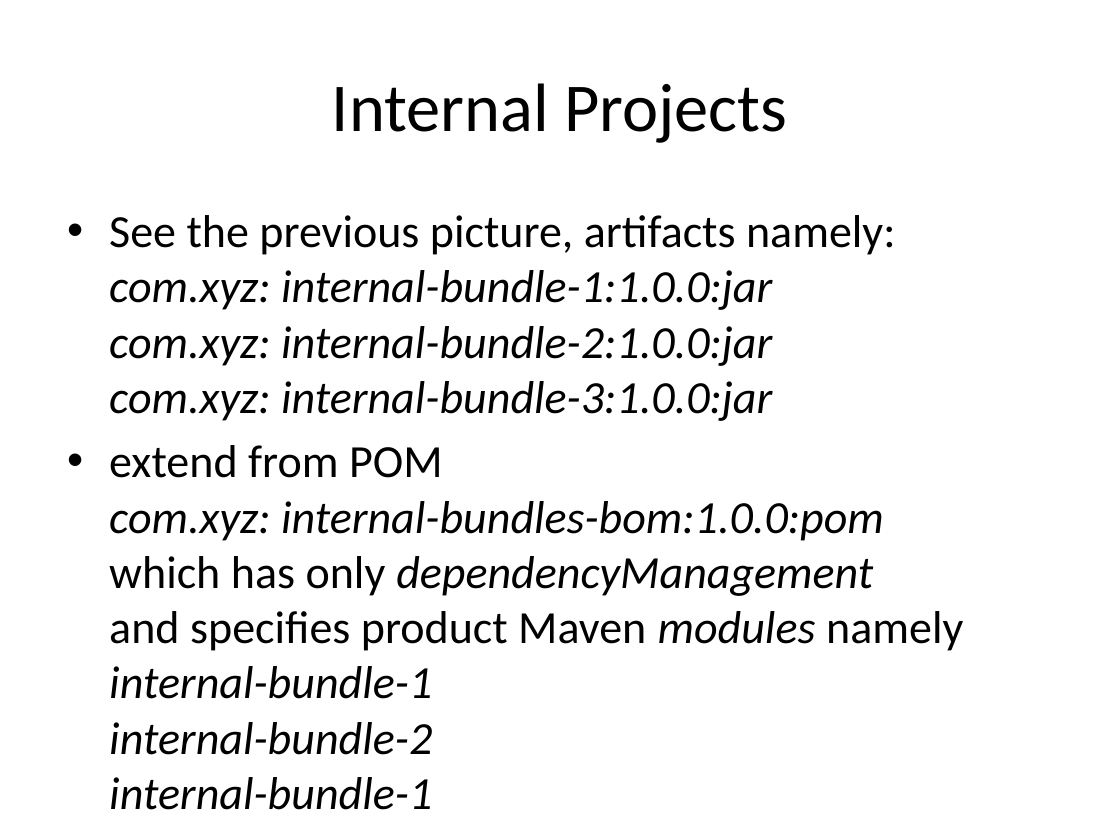
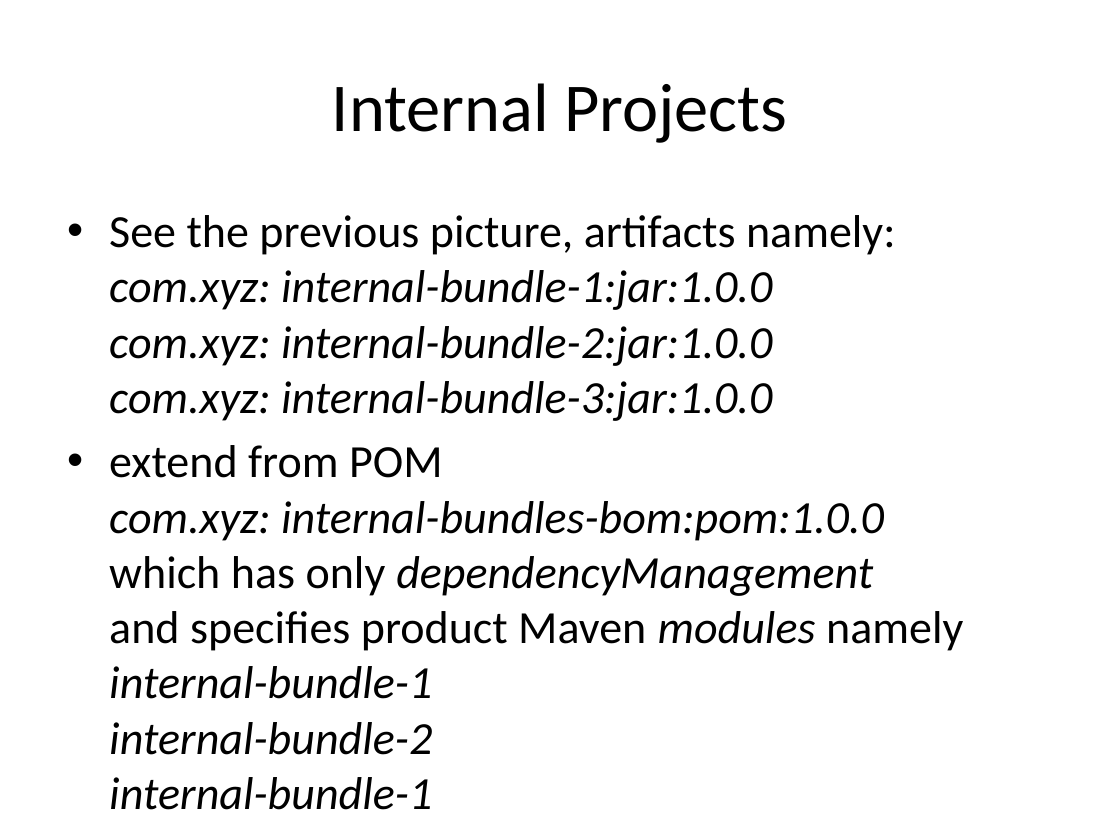
Before and after one commit to jonasalfthan/maven, a slide deck: slide 8 of architecture/modularity/modularity.pptx. Drawn at 1120x840 pixels with LibreOffice and Linux fonts; fonts in the diff are those of the drawing. Boxes give left, top, right and bottom in pixels: in the first picture for what was removed or moved away, otherwise in the second. Text is boxed around its words. In the diff, an @@ line names an element or a change of style, - is before the commit and + after.

```diff
--- a/architecture/modularity/modularity.pptx
+++ b/architecture/modularity/modularity.pptx
@@ text at [109, 215, 963, 810]: text changed @@
-• See the previous picture, artifacts namely:
-  com.xyz: internal-bundle-1:1.0.0:jar
-  com.xyz: internal-bundle-2:1.0.0:jar
-  com.xyz: internal-bundle-3:1.0.0:jar
-• extend from POM
-  com.xyz: internal-bundles-bom:1.0.0:pom
-  which has only dependencyManagement
-  and specifies product Maven modules namely
-  internal-bundle-1
-  internal-bundle-2
-  internal-bundle-1
+• See the previous picture, artifacts namely:
+  com.xyz: internal-bundle-1:jar:1.0.0
+  com.xyz: internal-bundle-2:jar:1.0.0
+  com.xyz: internal-bundle-3:jar:1.0.0
+• extend from POM
+  com.xyz: internal-bundles-bom:pom:1.0.0
+  which has only dependencyManagement
+  and specifies product Maven modules namely
+  internal-bundle-1
+  internal-bundle-2
+  internal-bundle-1
```
Also in this commit, not shown: 5 other slides changed, 16 other files.
